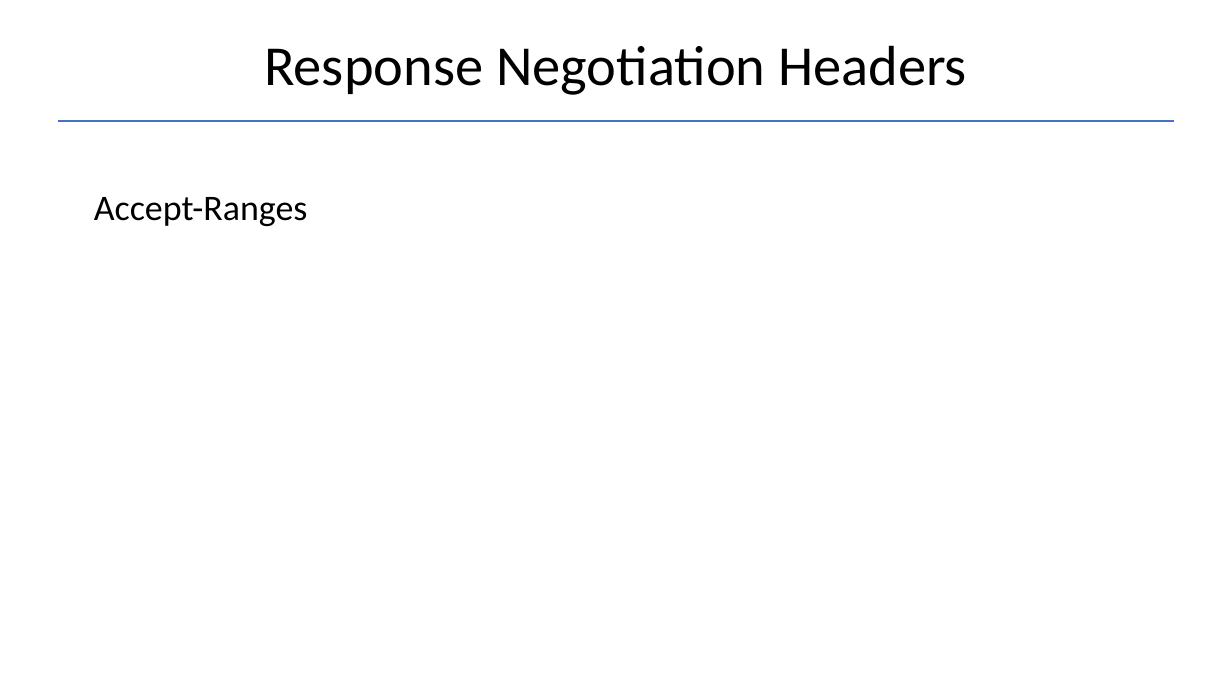
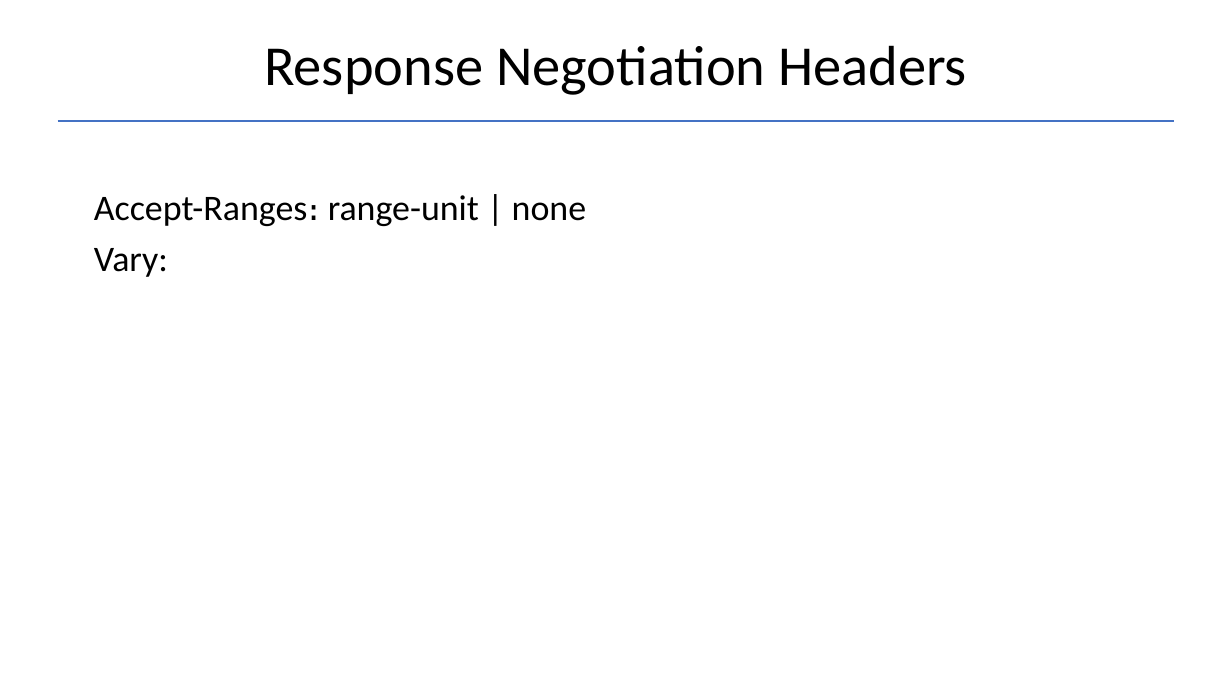
Before and after one commit to Garnik94/Levelup_presentations, a slide deck: slide 24 of Http/Http_presentation.pptx (slide 23 before the commit). Drawn at 1232x693 pixels with LibreOffice and Linux fonts; fonts in the diff are those of the drawing. Boxes give left, top, right and bottom in pixels: in the first picture for what was removed or moved away, otherwise in the second. Text is boxed around its words. In the diff, an @@ line names an element or a change of style, - is before the commit and + after.

```diff
--- a/Http/Http_presentation.pptx
+++ b/Http/Http_presentation.pptx
@@ text at <box>94,195,586,277</box>: text changed @@
-Accept-Ranges
+Accept-Ranges։ range-unit | none
+Vary:
```
Also in this commit, not shown: 3 other slides changed, 8 slides added, 1 other file.
